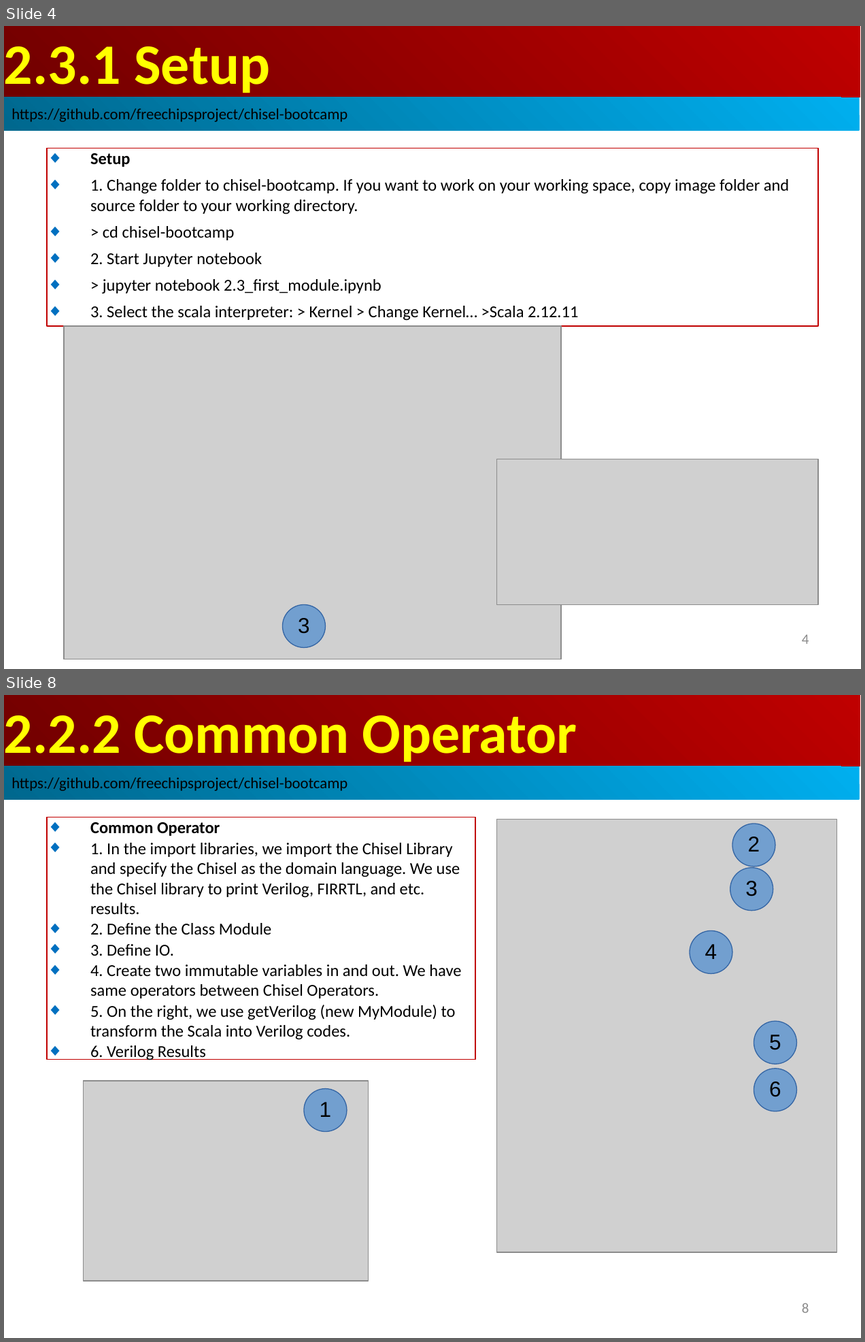
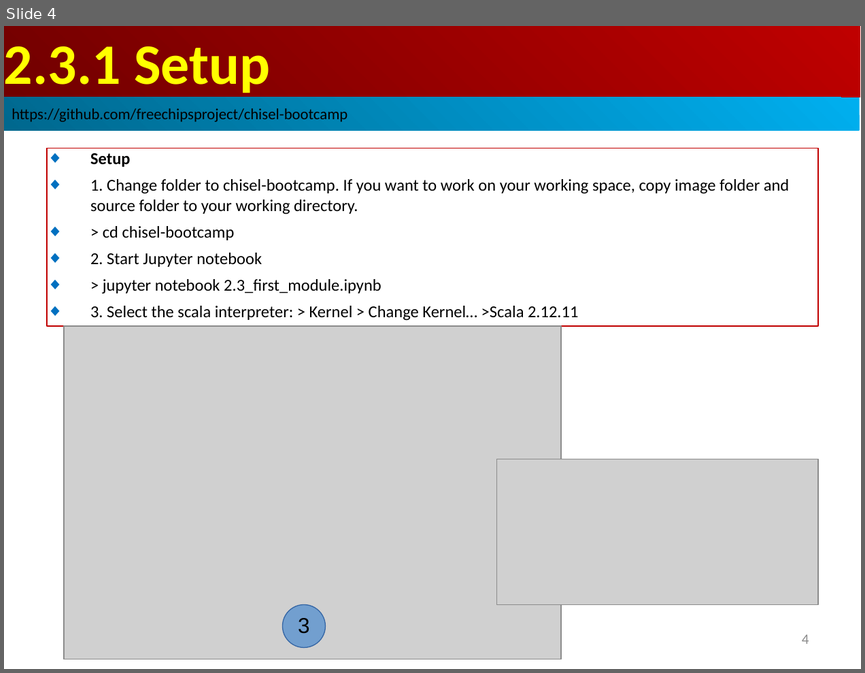
Before and after one commit to peterhchen/AIU_CS800_Chisel, a slide deck: 300_UCB_BC/002.3_Control_Flow/000_Video/002.3_Control_Flow.ppt. Shown one above the other, each under a label of ours: slides 4 and 8 before the commit, slide 4 after it; the slides between them are not shown. The pictures are 865x1342 and 865x673 pixels, drawn with LibreOffice and Linux fonts; fonts in the diff are those of the drawing; grey boxes stand for pictures. Boxes give left, top, right and bottom in pixels: in the first picture for what was removed or moved away, otherwise in the second. Text is boxed around its words. In the diff, an @@ line names an element or a change of style, - is before the commit and + after.

```diff
--- a/300_UCB_BC/002.3_Control_Flow/000_Video/002.3_Control_Flow.ppt
+++ b/300_UCB_BC/002.3_Control_Flow/000_Video/002.3_Control_Flow.ppt
@@ slide 8 removed at box(4, 695, 861, 1338), background #FFFFFF @@
@@ rectangle removed at box(4, 695, 860, 766) @@
-2.2.2 Common Operator
@@ rectangle removed at box(4, 766, 859, 800) @@
-https://github.com/freechipsproject/chisel-bootcamp
@@ rectangle removed at box(47, 817, 475, 1059) @@
-◆ Common Operator
-◆ 1. In the import libraries, we import the Chisel Library and specify the Chisel as the domain language. We use the Chisel library to print Verilog, FIRRTL, and etc. results.
-◆ 2. Define the Class Module
-◆ 3. Define IO.
-◆ 4. Create two immutable variables in and out. We have same operators between Chisel Operators.
-◆ 5. On the right, we use getVerilog (new MyModule) to transform the Scala into Verilog codes.
-◆ 6. Verilog Results
@@ picture removed at box(496, 819, 837, 1252) @@
@@ ellipse removed at box(732, 824, 775, 866) @@
-2
@@ ellipse removed at box(730, 867, 772, 910) @@
-3
@@ ellipse removed at box(689, 930, 732, 974) @@
-4
@@ ellipse removed at box(753, 1021, 797, 1064) @@
-5
@@ picture removed at box(84, 1081, 368, 1280) @@
@@ ellipse removed at box(753, 1068, 797, 1111) @@
-6
@@ ellipse removed at box(304, 1088, 347, 1131) @@
-1
@@ page number removed at box(802, 1303, 809, 1312) @@
-8
```
Also in this commit, not shown: 8 slides changed, 17 slides added, 16 other slides removed.
